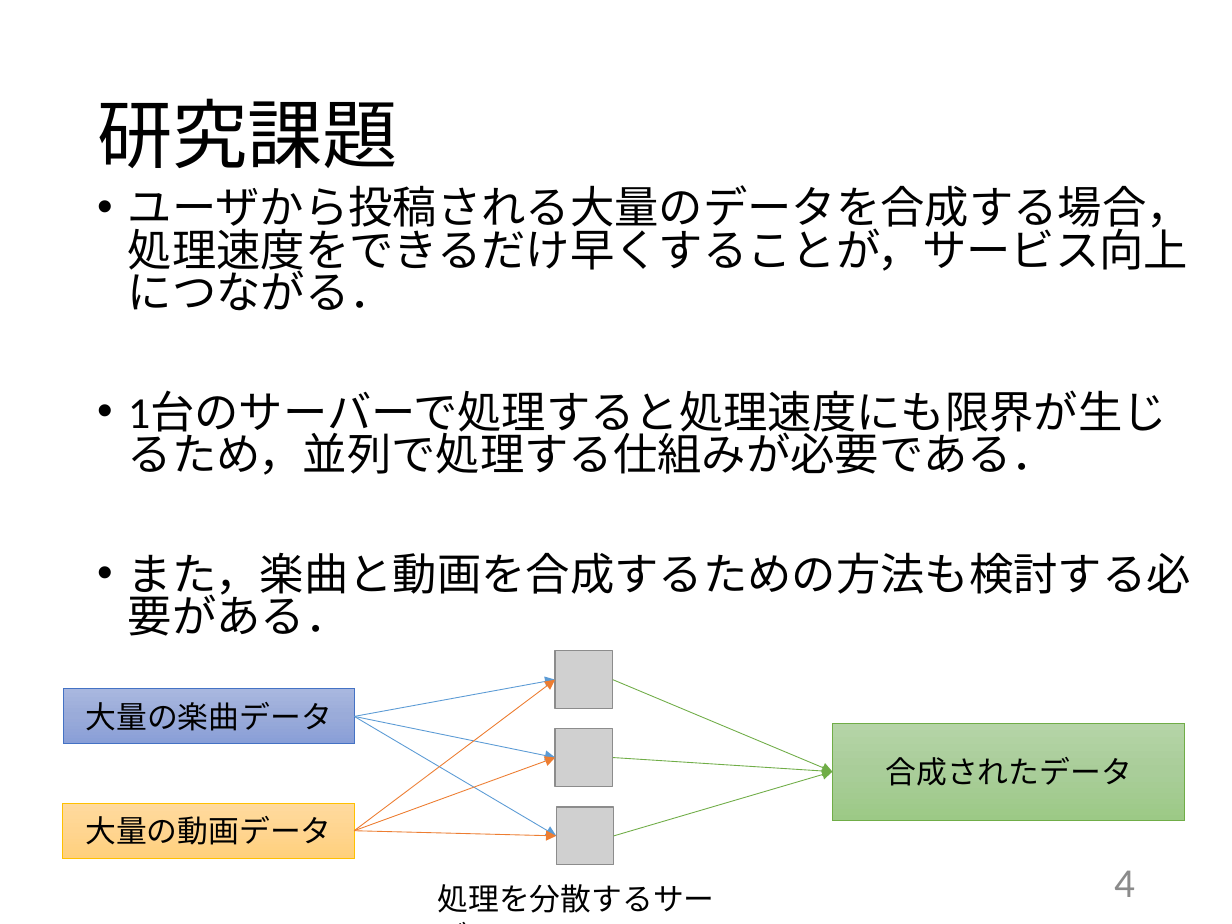
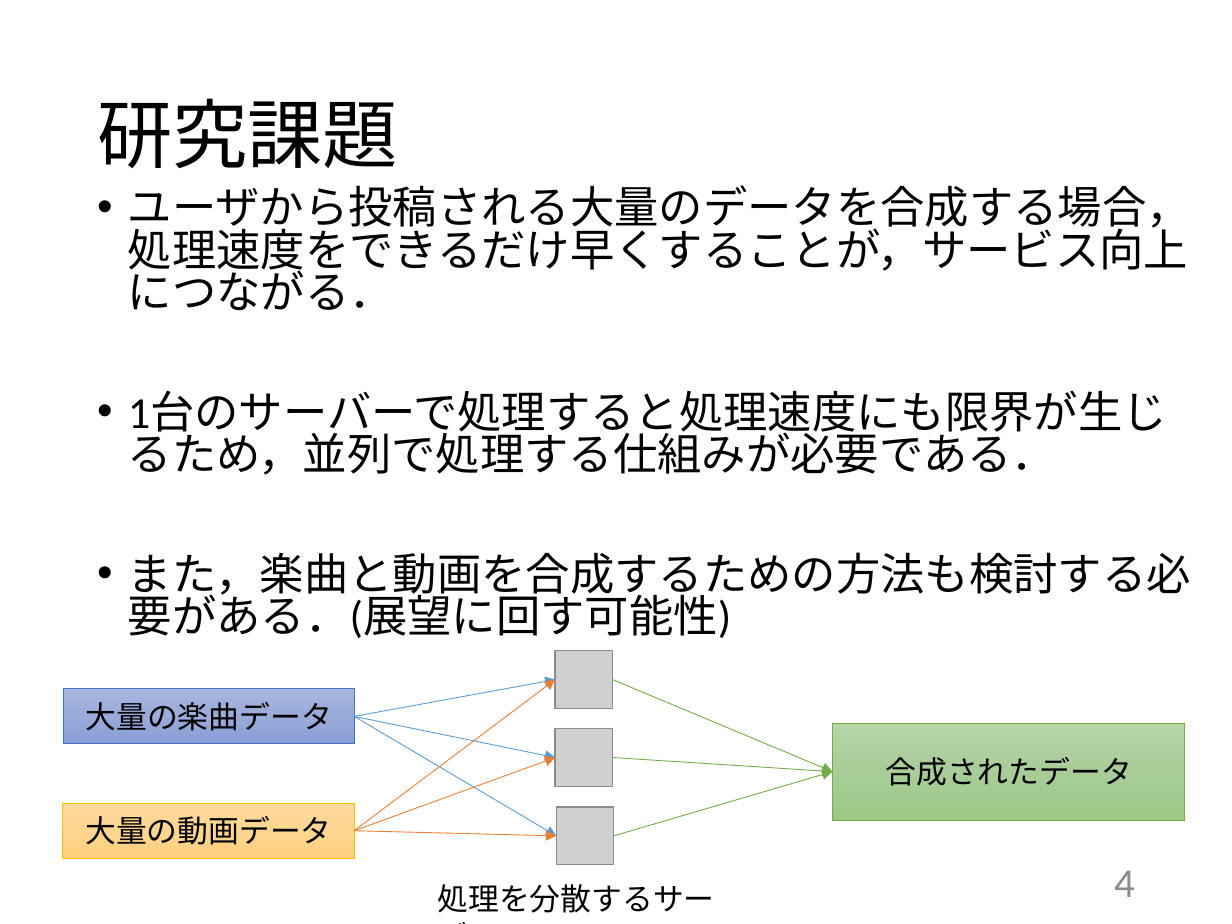
Before and after one commit to kait-takanolab/1821144-yoshii-thesis, a slide deck: slide 4 of 発表用スライド/1821144_yoshii_thesis_ver.pptx. Drawn at 1232x924 pixels with LibreOffice and Linux fonts; fonts in the diff are those of the drawing; grey boxes stand for pictures. Boxes give left, top, right and bottom in pixels: in the first picture for what was removed or moved away, otherwise in the second. Text is boxed around its words. In the diff, an @@ line names an element or a change of style, - is before the commit and + after.

```diff
--- a/発表用スライド/1821144_yoshii_thesis_ver.pptx
+++ b/発表用スライド/1821144_yoshii_thesis_ver.pptx
@@ text at (128, 552, 1191, 638): text changed @@
-• また，楽曲と動画を合成するための方法も検討する必要がある．
+• また，楽曲と動画を合成するための方法も検討する必要がある．(展望に回す可能性)
```
Also in this commit, not shown: 2 other slides changed, 13 other files.
